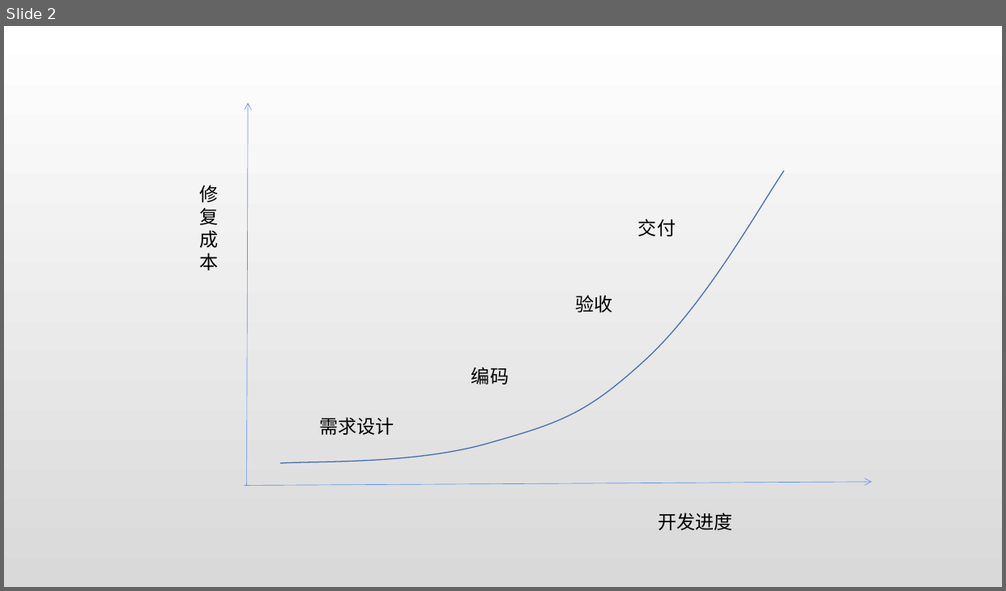
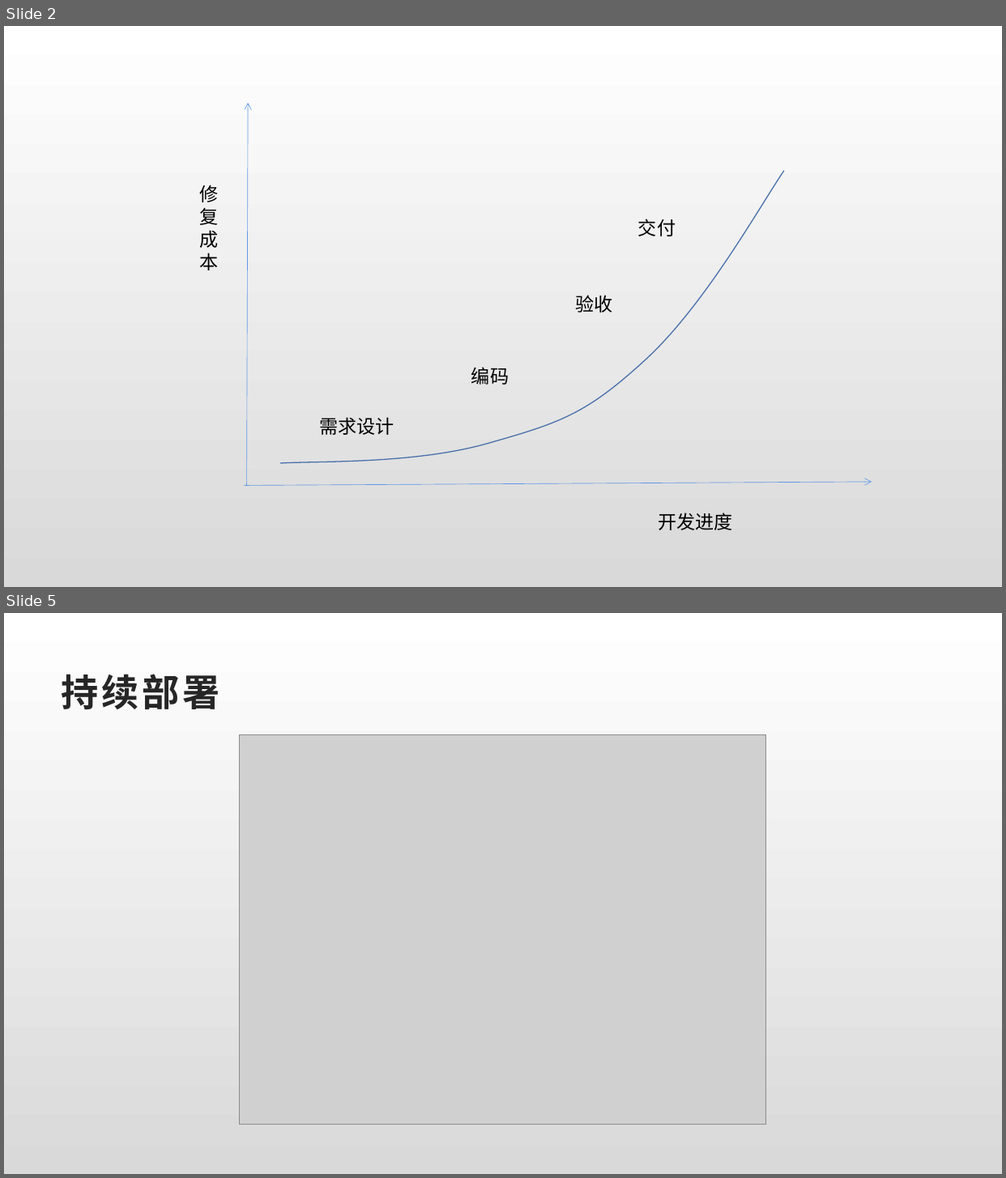
Before and after one commit to zhancongc/quality_assurance, a slide deck: md/软件质量保证插图集合.pptx. Shown one above the other, each under a label of ours: slide 2 before the commit, slides 2 and 5 after it; the slides between them are not shown. The pictures are 1006x591 and 1006x1178 pixels, drawn with LibreOffice and Linux fonts; fonts in the diff are those of the drawing; grey boxes stand for pictures. Boxes give left, top, right and bottom in pixels: in the first picture for what was removed or moved away, otherwise in the second. Text is boxed around its words. In the diff, an @@ line names an element or a change of style, - is before the commit and + after.

```diff
--- a/md/软件质量保证插图集合.pptx
+++ b/md/软件质量保证插图集合.pptx
@@ slide 5 added at [4, 613, 1002, 1174], background gradient #FFFFFF to #D9D9D9 @@
@@ title added at [62, 674, 220, 709], 36 pt, text #262626, bold @@
+持续部署
@@ picture added at [240, 735, 766, 1124] @@
```
Also in this commit, not shown: 2 other slides added, 3 other files.
